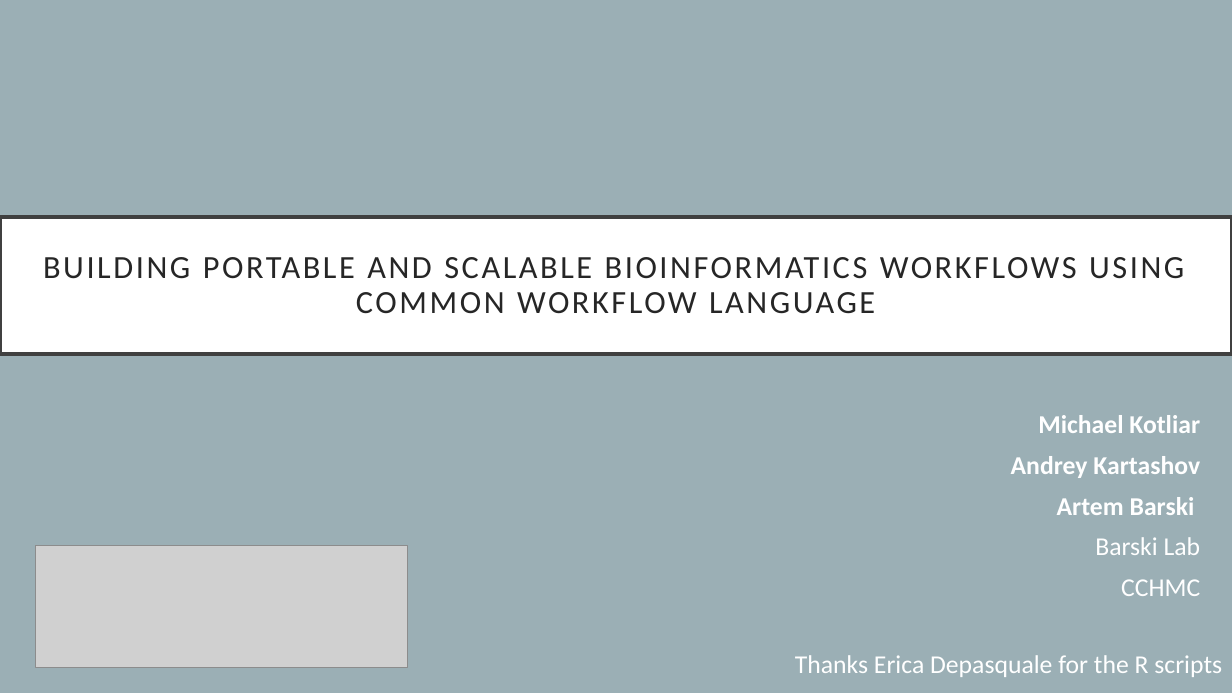
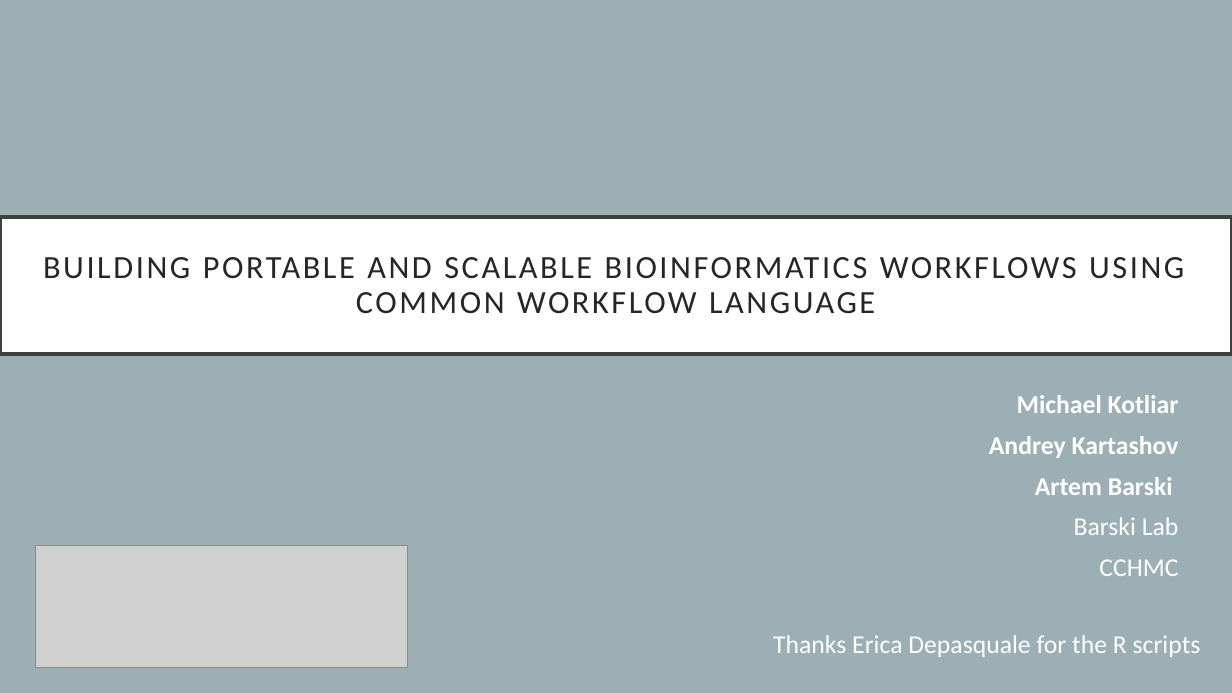
Before and after one commit to michael-kotliar/cwl_training, a slide deck: slide 1 of slides/cwl_workshop.pptx. Drawn at 1232x693 pixels with LibreOffice and Linux fonts; fonts in the diff are those of the drawing; grey boxes stand for pictures. Boxes give left, top, right and bottom in pixels: in the first picture for what was removed or moved away, otherwise in the second. Text is boxed around its words. In the diff, an @@ line names an element or a change of style, - is before the commit and + after.

```diff
--- a/slides/cwl_workshop.pptx
+++ b/slides/cwl_workshop.pptx
@@ subtitle "Michael Kotliar" moved from (x1=1011, y1=415, x2=1201, y2=596) to (x1=989, y1=395, x2=1179, y2=576) @@
@@ text "Thanks Erica Depasquale for the ..." moved from (x1=795, y1=655, x2=1222, y2=677) to (x1=773, y1=635, x2=1201, y2=657) @@
```
Also in this commit, not shown: 10 other slides changed, 1 slide added.
